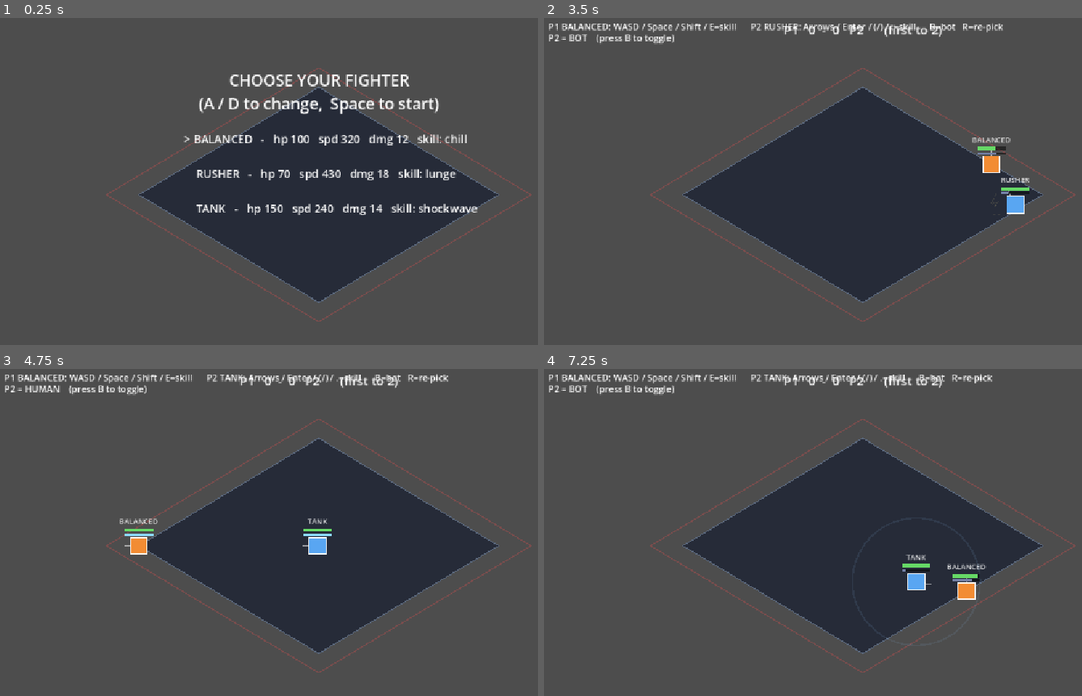
Above: before the commit, frames 1-4 (two rows, left to right).
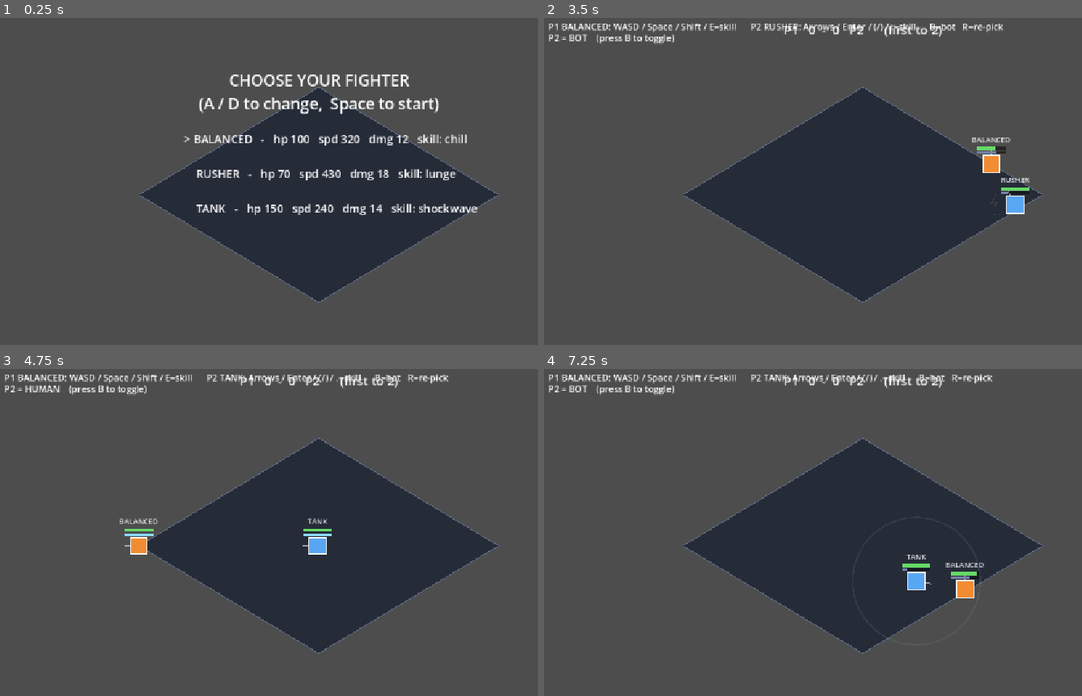
Above: after the commit, the same moments.

Repository: avivuiux/survival-arena
Game: Godot game, scene res://scenes/game.tscn
Same seed, same stepped clock (60 frames per second), same inputs: the game is played once before the commit and once after it.
Inputs:
- Up to frame 1 (0.25 s): no input
- Up to frame 2 (3.5 s): tap Enter at 0.5, 2.1 s; hold D 0.53-1.28 s; tap Shift at 0.6 s; tap Space at 0.77, 1.52, 3.02 s; tap B at 1.25, 2, 2.75, 2.85 s; hold S 1.28-2.03 s; tap E at 1.35 s; hold D 2.03-2.78 s; hold W from 2.78 s (still down)
- Up to frame 3 (4.75 s): tap B at 3.5, 4.25 s; release W at 3.53 s; hold A from 3.53 s (still down); tap R at 3.6 s; tap Space at 3.77, 4.52 s; tap Shift at 4.35 s
- Up to frame 4 (7.25 s): release A at 5.03 s; hold S 5.03-5.78 s; tap E at 5.1 s; hold D 5.78-6.53 s; tap Enter at 5.85 s; tap Space at 6.02, 6.77 s; hold W from 6.53 s (still down); tap B at 6.6 s

The runs differ from the first frame. In frame 1, 0.7% of the frame differs, in the area x 19-99%, y 15-93%; in frame 2, 0.8%; in frame 3, 0.7%; in frame 4, 1.1%.

Commit message:
Revert ring-out - built without approval and not wanted
Aviv did not approve ring-out and Survival Project had no ring-out.
Restores arena clamping on knockback (no death line, no ejection).
Removes RINGOUT_M / is_ringout / the red boundary / _ring_out. Keeps the
concept-chat files (ROSTER/FANG) untouched. VISION marks ring-out as
rejected. Headless clean (exit 0).

Co-Authored-By: Claude Opus 4.8 (1M context) <noreply@anthropic.com>

Diff:
--- a/entities/fighter/fighter.gd
+++ b/entities/fighter/fighter.gd
@@ -129,13 +129,12 @@
 		_bot_dodge_cd -= delta
 
 	# Knockback always applies (so a KO'd fighter still slides) - paused while dashing.
-	# NOT clamped: a big enough shove carries you past the edge = ring-out.
 	if not _dashing:
 		if velocity.length() > 1.0:
 			position += velocity * delta
 			velocity = velocity.move_toward(Vector2.ZERO, FRICTION * delta)
-			if active and game and game.is_ringout(position):
-				_ring_out()
+			if game:
+				position = game.clamp_to_arena(position)
 		else:
 			velocity = Vector2.ZERO
 
@@ -356,16 +355,6 @@
 			game.add_shake(14.0)
 			game.spawn_burst(position, 24, body_color.lerp(Color(1, 1, 1), 0.5))
 			game.on_ko(self)
-
-func _ring_out() -> void:
-	if not active:
-		return
-	active = false
-	velocity = Vector2.ZERO
-	if game:
-		game.add_shake(12.0)
-		game.spawn_burst(position, 22, body_color.lerp(Color(1, 1, 1), 0.4))
-		game.on_ko(self)
 
 func reset_fighter(pos: Vector2) -> void:
 	hp = max_hp
--- a/scripts/game.gd
+++ b/scripts/game.gd
@@ -9,7 +9,6 @@
 
 const ARENA_RADIUS_X := 320.0
 const ARENA_SQUASH := 0.6
-const RINGOUT_M := 1.18           # shoved past this multiple of the edge = ring-out
 const FighterScript := preload("res://entities/fighter/fighter.gd")
 
 const P1_SPAWN := Vector2(-140.0, 0.0)
@@ -236,13 +235,6 @@
 		return arena_center + off / m
 	return pos
 
-# True once a fighter has been shoved past the ring-out boundary.
-func is_ringout(pos: Vector2) -> bool:
-	var off := pos - arena_center
-	var rx := ARENA_RADIUS_X
-	var ry := ARENA_RADIUS_X * ARENA_SQUASH
-	return (absf(off.x) / rx + absf(off.y) / ry) > RINGOUT_M
-
 func add_shake(amount: float) -> void:
 	_shake = maxf(_shake, amount)
 
@@ -326,16 +318,6 @@
 	var outline := pts + PackedVector2Array([pts[0]])
 	draw_polyline(outline, Color(0.35, 0.40, 0.48), 2.0)
 
-	# ring-out boundary (faint red): get shoved past this and you're out
-	var ro := RINGOUT_M
-	var rpts := PackedVector2Array([
-		arena_center + Vector2(0.0, -ry * ro),
-		arena_center + Vector2(rx * ro, 0.0),
-		arena_center + Vector2(0.0, ry * ro),
-		arena_center + Vector2(-rx * ro, 0.0),
-	])
-	draw_polyline(rpts + PackedVector2Array([rpts[0]]), Color(0.80, 0.30, 0.30, 0.35), 2.0)
-
 	for s in _sparks:
 		var a := clampf(s["life"] / s["max"], 0.0, 1.0)
 		var c: Color = s["col"]
Not shown, changed: VISION.md
